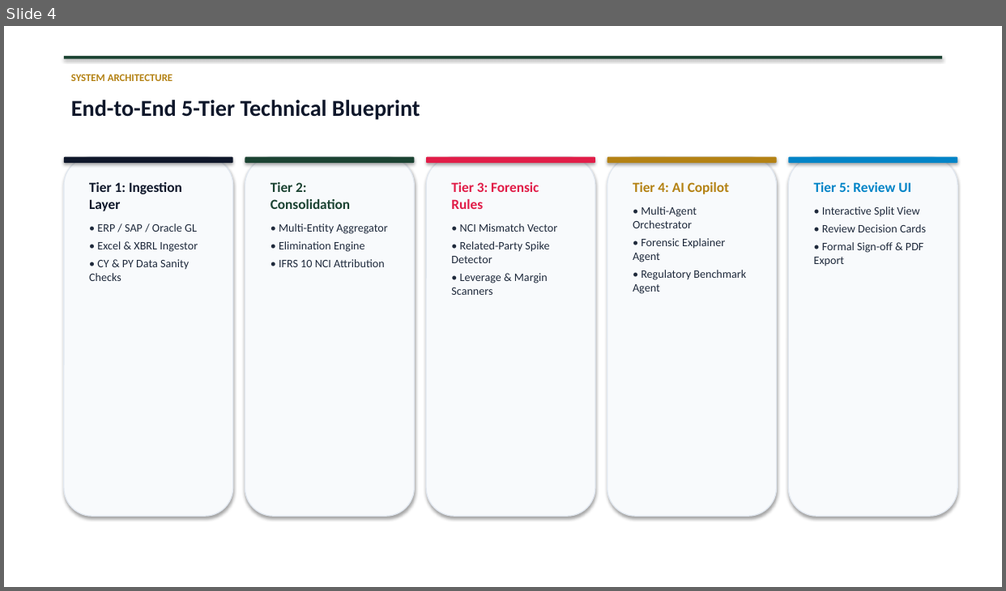
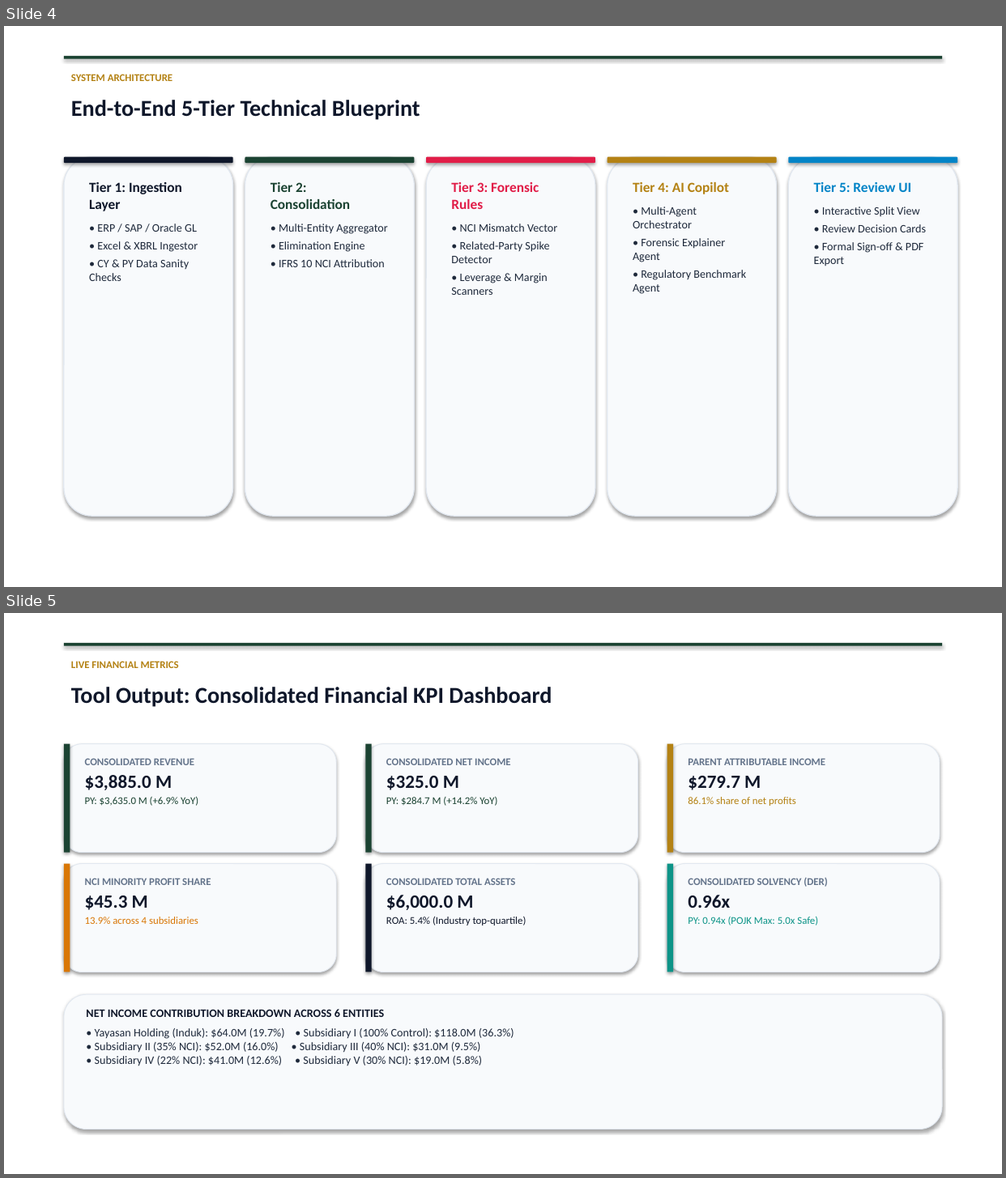
Before and after one commit to farahqoonitaa/poc-for-ai-agent, a slide deck: Konsolidasi_Analyzer_Solution_Architecture.pptx. Shown one above the other, each under a label of ours: slide 4 before the commit, slides 4 and 5 after it. The pictures are 1006x591 and 1006x1178 pixels, drawn with LibreOffice and Linux fonts; fonts in the diff are those of the drawing. Boxes give left, top, right and bottom in pixels: in the first picture for what was removed or moved away, otherwise in the second. Text is boxed around its words. In the diff, an @@ line names an element or a change of style, - is before the commit and + after.

Commit message:
feat: Add live tool output and dashboard findings slides to PPTX

```diff
--- a/Konsolidasi_Analyzer_Solution_Architecture.pptx
+++ b/Konsolidasi_Analyzer_Solution_Architecture.pptx
@@ slide 5 added at (x1=4, y1=613, x2=1002, y2=1174), background #FFFFFF @@
@@ rectangle added at (x1=4, y1=613, x2=1002, y2=1174), fill #FFFFFF @@
@@ rectangle added at (x1=64, y1=643, x2=942, y2=646), fill #1B4332 @@
@@ text added at (x1=71, y1=661, x2=179, y2=668), 10 pt, text #B48214, bold @@
+LIVE FINANCIAL METRICS
@@ text added at (x1=71, y1=687, x2=552, y2=707), 22 pt, text #0F172A, bold @@
+Tool Output: Consolidated Financial KPI Dashboard
@@ rounded rectangle added at (x1=64, y1=744, x2=336, y2=853), fill #F8FAFC, outline #E2E8F0 0.75 pt @@
@@ rectangle added at (x1=64, y1=744, x2=70, y2=853), fill #1B4332 @@
@@ text added at (x1=85, y1=758, x2=198, y2=806), 10 pt, text #1B4332, bold @@
+CONSOLIDATED REVENUE
+$3,885.0 M
+PY: $3,635.0 M (+6.9% YoY)
@@ rounded rectangle added at (x1=365, y1=744, x2=638, y2=853), fill #F8FAFC, outline #E2E8F0 0.75 pt @@
@@ rectangle added at (x1=365, y1=744, x2=372, y2=853), fill #1B4332 @@
@@ text added at (x1=386, y1=758, x2=511, y2=806), 10 pt, text #64748B, bold @@
+CONSOLIDATED NET INCOME
+$325.0 M
+PY: $284.7 M (+14.2% YoY)
@@ rounded rectangle added at (x1=667, y1=744, x2=940, y2=853), fill #F8FAFC, outline #E2E8F0 0.75 pt @@
@@ rectangle added at (x1=667, y1=744, x2=673, y2=853), fill #B48214 @@
@@ text added at (x1=688, y1=758, x2=826, y2=806), 10 pt, text #64748B, bold @@
+PARENT ATTRIBUTABLE INCOME
+$279.7 M
+86.1% share of net profits
@@ rounded rectangle added at (x1=64, y1=864, x2=336, y2=973), fill #F8FAFC, outline #E2E8F0 0.75 pt @@
@@ rectangle added at (x1=64, y1=864, x2=70, y2=973), fill #D97706 @@
@@ text added at (x1=85, y1=878, x2=211, y2=924), 10 pt, text #D97706, bold @@
+NCI MINORITY PROFIT SHARE
+$45.3 M
+13.9% across 4 subsidiaries
@@ rounded rectangle added at (x1=365, y1=864, x2=638, y2=973), fill #F8FAFC, outline #E2E8F0 0.75 pt @@
@@ rectangle added at (x1=365, y1=864, x2=372, y2=973), fill #0F172A @@
@@ text added at (x1=386, y1=878, x2=526, y2=926), 10 pt, text #0F172A, bold @@
+CONSOLIDATED TOTAL ASSETS
+$6,000.0 M
+ROA: 5.4% (Industry top-quartile)
@@ rounded rectangle added at (x1=667, y1=864, x2=940, y2=973), fill #F8FAFC, outline #E2E8F0 0.75 pt @@
@@ rectangle added at (x1=667, y1=864, x2=673, y2=973), fill #0D9488 @@
@@ text added at (x1=688, y1=878, x2=827, y2=926), 10 pt, text #0D9488, bold @@
+CONSOLIDATED SOLVENCY (DER)
+0.96x
+PY: 0.94x (POJK Max: 5.0x Safe)
@@ rounded rectangle added at (x1=64, y1=995, x2=942, y2=1130), fill #F8FAFC, outline #E2E8F0 0.75 pt @@
@@ text added at (x1=86, y1=1009, x2=514, y2=1067), 11 pt, text #1E293B @@
+NET INCOME CONTRIBUTION BREAKDOWN ACROSS 6 ENTITIES
+• Yayasan Holding (Induk): $64.0M (19.7%) • Subsidiary I (100% Control): $118.0M (36.3%)
+• Subsidiary II (35% NCI): $52.0M (16.0%) • Subsidiary III (40% NCI): $31.0M (9.5%)
+• Subsidiary IV (22% NCI): $41.0M (12.6%) • Subsidiary V (30% NCI): $19.0M (5.8%)
```
Also in this commit, not shown: 3 slides changed, 1 other slide added, 1 slide removed, 1 other file.
